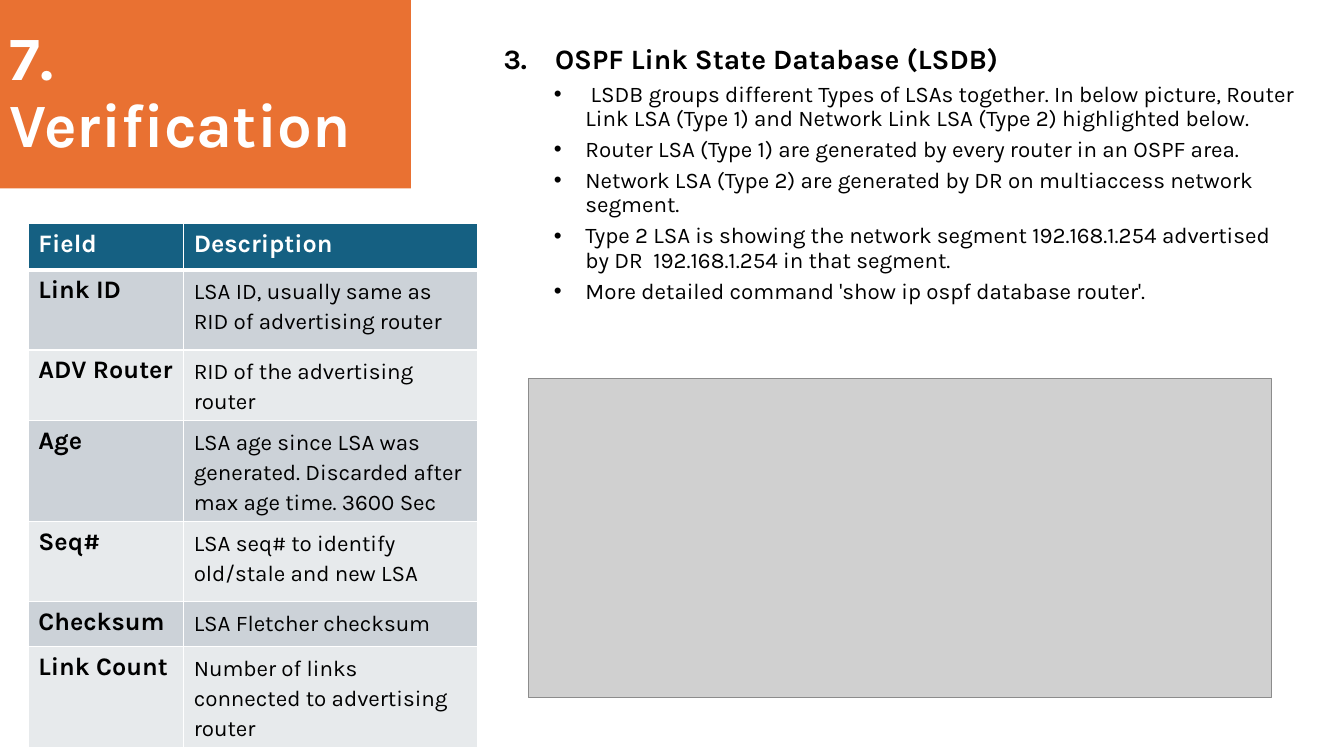
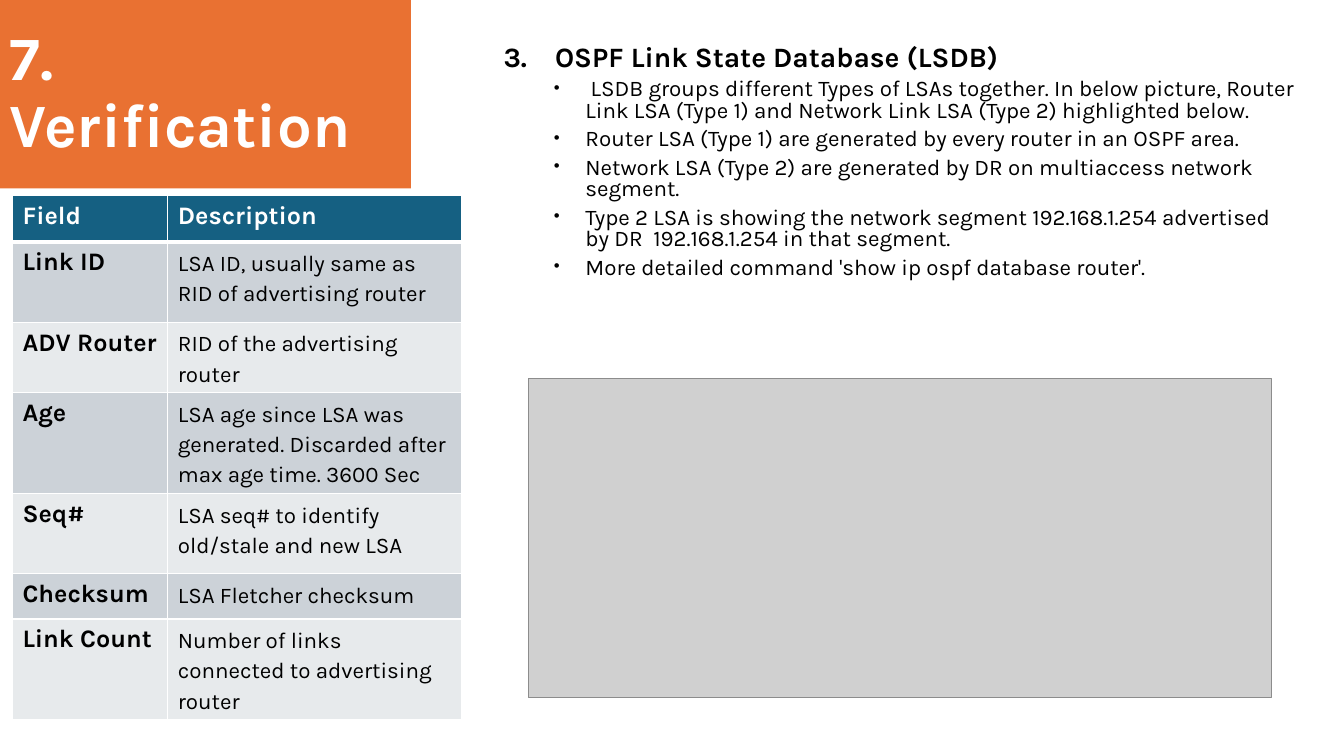
Before and after one commit to toranjungshahi/Cisco-ENCOR-Preparation, a slide deck: slide 13 of Notes/OSPF.pptx. Drawn at 1344x756 pixels with LibreOffice and Linux fonts; fonts in the diff are those of the drawing; grey boxes stand for pictures. Boxes give left, top, right and bottom in pixels: in the first picture for what was removed or moved away, otherwise in the second. Text is boxed around its words. In the diff, an @@ line names an element or a change of style, - is before the commit and + after.

```diff
--- a/Notes/OSPF.pptx
+++ b/Notes/OSPF.pptx
@@ text "3. OSPF Link State Database ..." at [504, 46, 1293, 281]: line spacing 0.9 to 0.8 @@
@@ table at [12, 196, 461, 756] @@
@@ borders changed @@
@@ table: place and size @@
-table at [28, 224, 477, 741]
+table at [12, 196, 461, 756]
```
Also in this commit, not shown: 13 other slides changed, 6 other files.
